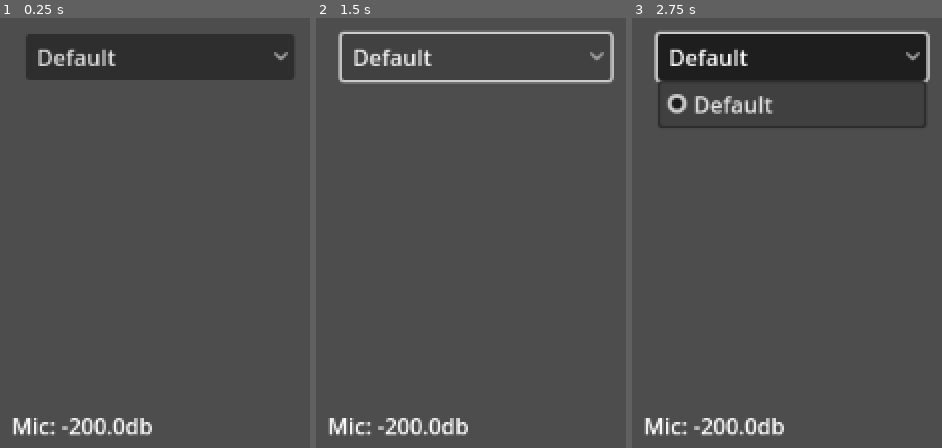
Above: before the commit, frames 1-3 (left to right).
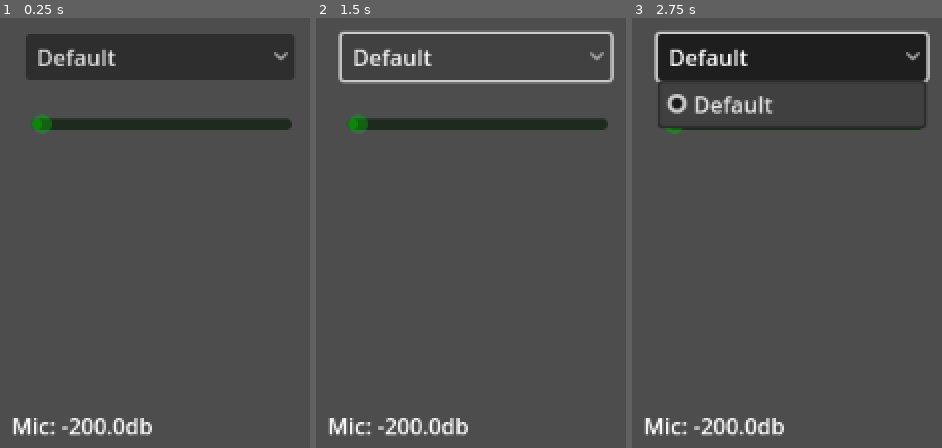
Above: after the commit, the same moments.

Repository: Fabianofski/minijam-191
Game: Godot game, scene res://game.tscn
Same seed, same stepped clock (60 frames per second), same inputs: the game is played once before the commit and once after it.
Inputs:
- Up to frame 1 (0.25 s): no input
- Up to frame 2 (1.5 s): click "Default" at 0.5 s; click "Default" at 1.25 s
- Up to frame 3 (2.75 s): click "Default" at 2 s

The runs differ from the first frame. In frame 1, 2.4% of the frame differs, in the area x 10-95%, y 22-27%; in frame 2, 2.4%; in frame 3, 0.4%.

Commit message:
Add: slider displaying current mic input

Diff:
--- a/game.tscn
+++ b/game.tscn
@@ -1,6 +1,10 @@
-[gd_scene load_steps=3 format=3 uid="uid://ccx0v61gy2iva"]
+[gd_scene load_steps=4 format=3 uid="uid://ccx0v61gy2iva"]
 
 [ext_resource type="Script" uid="uid://b2irnq238n27q" path="res://mic_control.gd" id="1_80nbo"]
+
+[sub_resource type="Gradient" id="Gradient_80nbo"]
+offsets = PackedFloat32Array(0, 0.637931, 0.775862, 1)
+colors = PackedColorArray(0, 0.756863, 0, 1, 0.212644, 0.595921, 0, 1, 0.83, 0.747, 0, 1, 1, 0, 0, 1)
 
 [sub_resource type="AudioStreamMicrophone" id="AudioStreamMicrophone_80nbo"]
 
@@ -8,6 +12,12 @@
 
 [node name="MicControl" type="Node2D" parent="."]
 script = ExtResource("1_80nbo")
+gradient = SubResource("Gradient_80nbo")
+
+[node name="MicInput" type="AudioStreamPlayer" parent="MicControl"]
+stream = SubResource("AudioStreamMicrophone_80nbo")
+autoplay = true
+bus = &"Record"
 
 [node name="Label" type="Label" parent="MicControl"]
 offset_left = -556.0
@@ -16,17 +26,20 @@
 offset_bottom = 12.0
 text = "Mic:"
 
-[node name="AudioStreamPlayer" type="AudioStreamPlayer" parent="MicControl/Label"]
-stream = SubResource("AudioStreamMicrophone_80nbo")
-autoplay = true
-bus = &"Record"
-
 [node name="OptionButton" type="OptionButton" parent="MicControl"]
 offset_left = -546.0
 offset_top = -282.0
 offset_right = -352.0
 offset_bottom = -249.0
 
+[node name="HSlider" type="HSlider" parent="MicControl"]
+offset_left = -542.0
+offset_top = -229.0
+offset_right = -354.0
+offset_bottom = -204.0
+editable = false
+scrollable = false
+
 [node name="Camera2D" type="Camera2D" parent="."]
 
 [connection signal="item_selected" from="MicControl/OptionButton" to="MicControl" method="select_device"]
--- a/mic_control.gd
+++ b/mic_control.gd
@@ -4,8 +4,11 @@
 var record_live_index: int
 var volume_samples: Array = []
 
+@export var gradient: Gradient
+
 @onready var label: Label = $Label
 @onready var devices: OptionButton = $OptionButton
+@onready var slider: HSlider = $HSlider
 
 func _ready() -> void:
 	record_live_index = AudioServer.get_bus_index('Record')
@@ -24,7 +27,11 @@
 		volume_samples.pop_back()
 
 	var sample_avg = average_array(volume_samples)
-	label.text = 'Mic: %sdb' % round(linear_to_db(sample_avg))
+	var db = round(linear_to_db(sample_avg))
+	var percent = (db + 80.0) / 80.0
+	label.text = 'Mic: %sdb' % db
+	slider.value =  percent * 100.0
+	slider.modulate = gradient.sample(percent)
 
 func average_array(arr: Array) -> float:
 	var avg = 0.0
